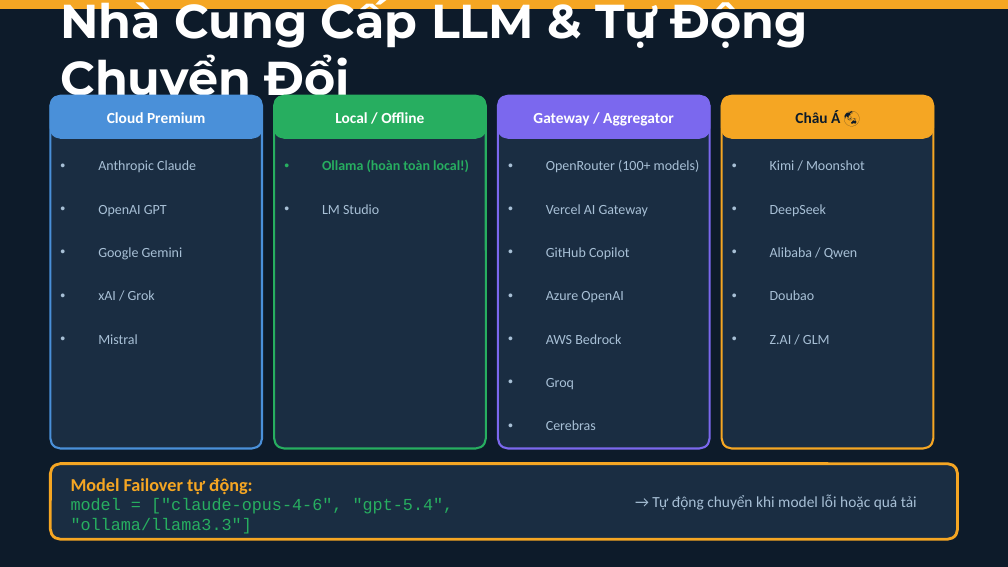
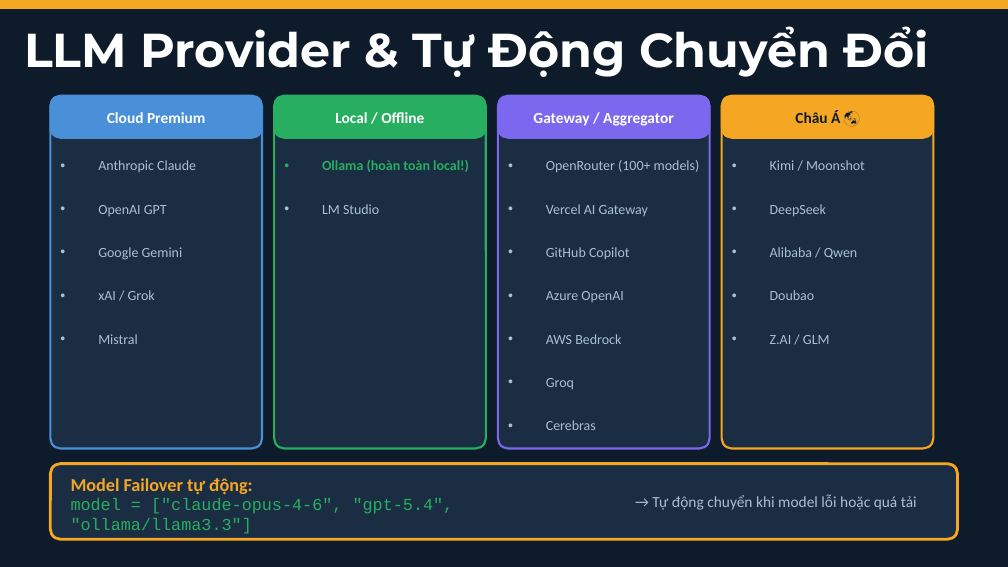
Before and after one commit to dvduongth/research_doc, a slide deck: slide 10 of open_claw/presentation/OpenClaw_Presentation.pptx. Drawn at 1008x567 pixels with LibreOffice and Linux fonts; fonts in the diff are those of the drawing. Boxes give left, top, right and bottom in pixels: in the first picture for what was removed or moved away, otherwise in the second. Text is boxed around its words. In the diff, an @@ line names an element or a change of style, - is before the commit and + after.

```diff
--- a/open_claw/presentation/OpenClaw_Presentation.pptx
+++ b/open_claw/presentation/OpenClaw_Presentation.pptx
@@ text at [24, 26, 928, 77]: text changed @@
-Nhà Cung Cấp LLM & Tự Động Chuyển Đổi
+LLM Provider & Tự Động Chuyển Đổi
```
Also in this commit, not shown: 9 other slides changed, 3 other files.
